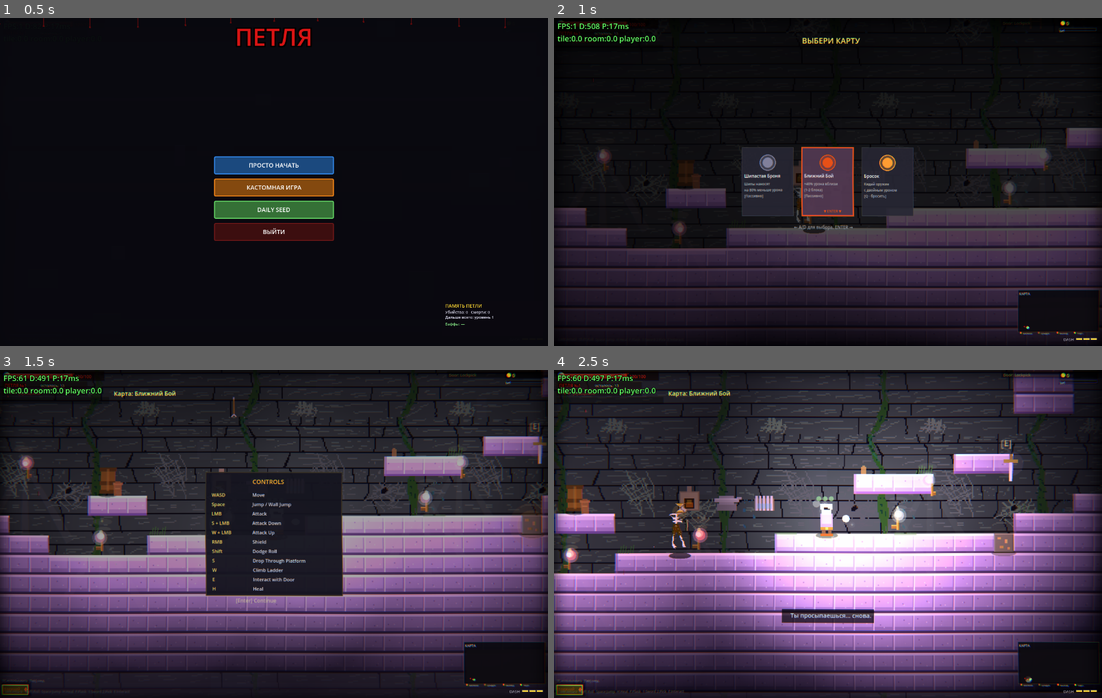
Above: before the commit, frames 1-4 (two rows, left to right).
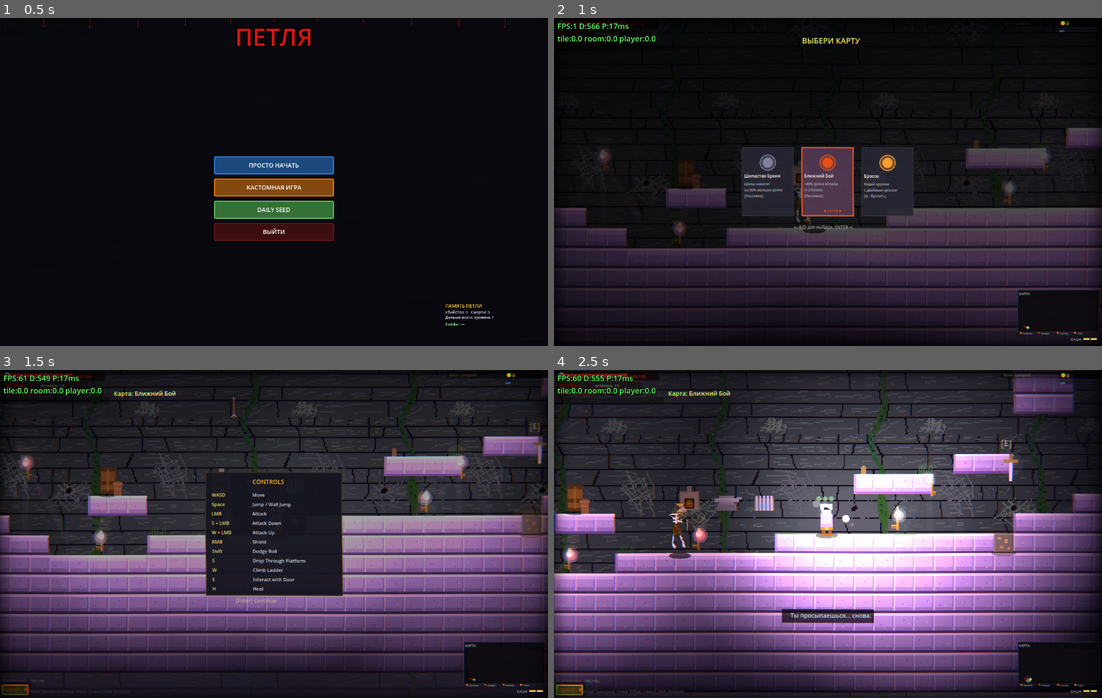
Above: after the commit, the same moments.

Repository: volcraft44/petlya-game
Game: Godot game, scene res://scenes/main.tscn
Two runs of this game, one before a commit and one after it. Both use one fixed random seed, a clock stepped at 60 frames per second and the inputs below.
Inputs (mouse positions are in pixels of both pictures, inside the frame that each line leads up to):
- Up to frame 1 (0.5 s): no input
- Up to frame 2 (1 s): click "ПРОСТО НАЧАТЬ" at 0.5 s
- Up to frame 3 (1.5 s): tap Enter (ui_accept) at 1.25 s; move the mouse to (394, 517) at 1.27 s; hold D (move_right) from 1.28 s (still down); tap E (interact) at 1.35 s; click (394, 517) at 1.42 s
- Up to frame 4 (2.5 s): tap Space (jump) at 1.52, 1.82 s; release D (move_right) at 2 s; drag from (718, 550) to (1019, 491) at 2.02 s

Frame 1 is identical in both runs. In frame 2, less than 0.1% of the frame differs, in the area x 6-97%, y 1-99%; in frame 3, less than 0.1%; in frame 4, less than 0.1%.

Commit message:
2 dashes with instant ground recharge; spike blocks are solid spiked cubes
- Dash: max charges 2, and they fully refill the instant the player touches
  the ground (was a gradual grounded-only recharge).
- Spike blocks are now solid tiles (part of the geometry) wrapped in spikes on
  all four sides — real obstacles you bump into and must jump over or go
  around, hurting on contact from any side. Placed only where they can't plug
  a passage (floor blocks keep headroom; floating blocks are air-surrounded).

Co-Authored-By: Claude Opus 4.8 <noreply@anthropic.com>

Diff:
--- a/scripts/player.gd
+++ b/scripts/player.gd
@@ -482,7 +482,7 @@
 const BHOP_MIN_INTERVAL: float = 0.30    # минимум сек между бhop'ами
 
 # === DASH (ULTRAKILL-style charges) ===
-const DASH_MAX_CHARGES: int = 3
+const DASH_MAX_CHARGES: int = 2
 const DASH_RECHARGE_TIME: float = 1.5
 # Дэш уменьшен — короткий рывок для платформинга, а не длинный полёт.
 const DASH_DURATION: float = 0.12
@@ -900,11 +900,10 @@
 	else:
 		inspect_idle_timer += delta
 
-	# Перезарядка dash-чарджей — ТОЛЬКО когда персонаж стоит на полу (не в
-	# воздухе, не на лестнице/уступе). Так дэш — наземный инструмент.
-	if dash_charges < float(DASH_MAX_CHARGES) and not dash_active \
-		and is_on_floor() and not is_on_vine and not is_grabbing_ledge:
-		dash_charges = min(float(DASH_MAX_CHARGES), dash_charges + delta / DASH_RECHARGE_TIME)
+	# Дэш-чарджи восстанавливаются МГНОВЕННО, как только персонаж коснулся
+	# пола (не в воздухе/на лестнице/уступе). Так дэш — наземный инструмент.
+	if not dash_active and is_on_floor() and not is_on_vine and not is_grabbing_ledge:
+		dash_charges = float(DASH_MAX_CHARGES)
 
 	# Anti-spam: если Space НЕ нажат — значит игрок его отпустил, готов к новому прыжку
 	if not Input.is_action_pressed("jump"):
--- a/scripts/room.gd
+++ b/scripts/room.gd
@@ -1300,14 +1300,17 @@
 	_pf_plat(c, c + 4, r)
 	return [c + 5, r]
 
-func _add_spike_block(c: int, r: int, dir: String) -> void:
+func _add_spike_block(c: int, r: int) -> void:
 	if c < 1 or c >= grid_cols - 1 or r < 1 or r >= grid_rows - 1:
 		return
 	# Не дублируем блок в той же клетке.
 	for sb in spike_blocks:
 		if sb.c == c and sb.r == r:
 			return
-	spike_blocks.append({"c": c, "r": r, "dir": dir})
+	# Блок шипов — ТВЁРДЫЙ тайл (часть геометрии), обклеенный шипами со всех
+	# сторон. Игрок об него стукается и должен обойти/перепрыгнуть.
+	grid[r][c] = 1
+	spike_blocks.append({"c": c, "r": r})
 
 func _postprocess_platformer():
 	# Превращаем пещеру в платформенный вызов: парящие платформы для запрыгивания
@@ -1350,44 +1353,38 @@
 						for cc in range(c, c + pw):
 							grid[pr][cc] = 1
 						plats_added += 1
-						# Иногда — блок шипов на этой платформе (перепрыгнуть).
-						if rng.randf() < 0.30 and pw >= 4:
-							_add_spike_block(c + int(pw / 2), pr - 1, "up")
+						# Иногда — блок шипов на краю платформы (перепрыгнуть).
+						if rng.randf() < 0.30 and pw >= 4 and grid[pr - 2][c + 1] == 0:
+							_add_spike_block(c + int(pw / 2), pr - 1)
 			else:
 				r += 1
 
-	# 2) Блоки шипов как ловушки — на полах, потолках и стенах.
+	# 2) БЛОКИ ШИПОВ — твёрдые тайлы, обклеенные шипами со всех сторон.
+	#    Ставим как препятствия: на полу (перепрыгнуть) и парящие в открытых
+	#    залах (облететь). Никогда не перекрываем единственный узкий проход:
+	#    напольные имеют запас сверху, парящие окружены воздухом со всех сторон.
 	var sb_added := 0
 	var c2 := 6
-	while c2 < grid_cols - 6 and sb_added < 55:
-		c2 += rng.randi_range(3, 7)
+	while c2 < grid_cols - 6 and sb_added < 45:
+		c2 += rng.randi_range(3, 6)
 		if absi(c2 - sx_tile) <= 5:
 			continue
-		var kind := rng.randi() % 3
-		for rr in range(5, grid_rows - 3):
-			if kind == 0:
-				# Пол: острия вверх (блок в воздухе над твёрдым полом).
-				if grid[rr][c2] == 1 and grid[rr - 1][c2] == 0 and grid[rr - 2][c2] == 0:
-					_add_spike_block(c2, rr - 1, "up")
+		if rng.randf() < 0.5:
+			# На полу: твёрдый шип-блок на земле (есть куда перепрыгнуть).
+			for rr in range(6, grid_rows - 3):
+				if grid[rr][c2] == 1 and grid[rr - 1][c2] == 0 \
+					and grid[rr - 2][c2] == 0 and grid[rr - 3][c2] == 0:
+					_add_spike_block(c2, rr - 1)
 					sb_added += 1
 					break
-			elif kind == 1:
-				# Потолок: острия вниз (блок в воздухе под твёрдым потолком).
-				if grid[rr][c2] == 1 and grid[rr + 1][c2] == 0 and grid[rr + 2][c2] == 0:
-					_add_spike_block(c2, rr + 1, "down")
+		else:
+			# Парящий: клетка и все 4 соседа — воздух (не перекроет проход).
+			for rr in range(6, grid_rows - 4):
+				if grid[rr][c2] == 0 and grid[rr - 1][c2] == 0 and grid[rr + 1][c2] == 0 \
+					and grid[rr][c2 - 1] == 0 and grid[rr][c2 + 1] == 0:
+					_add_spike_block(c2, rr)
 					sb_added += 1
 					break
-			else:
-				# Стена: острия в проход вбок.
-				if grid[rr][c2] == 0:
-					if c2 > 1 and grid[rr][c2 - 1] == 1 and grid[rr][c2 + 1] == 0:
-						_add_spike_block(c2, rr, "right")
-						sb_added += 1
-						break
-					elif c2 < grid_cols - 2 and grid[rr][c2 + 1] == 1 and grid[rr][c2 - 1] == 0:
-						_add_spike_block(c2, rr, "left")
-						sb_added += 1
-						break
 
 func _generate_cave():
 	grid.clear()
@@ -5009,41 +5006,34 @@
 			if fmod(float(i) * 3.7, 5.0) < 1.0:
 				draw_circle(Vector2(sx, y - 4), 1.0, Color(0.6, 0.1, 0.1, 0.4))
 
-	# Блоки шипов — тайловые ловушки. Острия смотрят по dir.
+	# БЛОКИ ШИПОВ — твёрдый блок, обклеенный шипами со ВСЕХ сторон.
 	for sb in spike_blocks:
 		var bx: float = sb.c * tile_size
 		if bx + tile_size < vx0 or bx > vx1:
 			continue
 		var by: float = sb.r * tile_size
 		var ts: float = float(tile_size)
-		var dir: String = sb.get("dir", "up")
-		# Тёмное основание-блок
-		draw_rect(Rect2(bx, by, ts, ts), Color(0.16, 0.16, 0.2, 0.85))
-		var teeth := 4
-		var metal := Color(0.55, 0.56, 0.62, 0.95)
-		var tip := Color(0.82, 0.84, 0.9, 0.9)
+		# Тело блока (тёмный металл) поверх тайла, чтобы читался как опасный.
+		draw_rect(Rect2(bx + 1, by + 1, ts - 2, ts - 2), Color(0.20, 0.19, 0.23, 1.0))
+		draw_rect(Rect2(bx + 2, by + 2, ts - 4, 2.0), Color(0.34, 0.32, 0.38, 0.8))
+		var metal := Color(0.62, 0.64, 0.70, 0.97)
+		var teeth := 3
 		for i in teeth:
-			var f0 := bx + ts * (float(i) + 0.1) / teeth
-			var f1 := bx + ts * (float(i) + 0.9) / teeth
-			var fmid := (f0 + f1) * 0.5
-			var g0 := by + ts * (float(i) + 0.1) / teeth
-			var g1 := by + ts * (float(i) + 0.9) / teeth
-			var gmid := (g0 + g1) * 0.5
-			match dir:
-				"down":
-					draw_colored_polygon(PackedVector2Array([
-						Vector2(f0, by), Vector2(f1, by), Vector2(fmid, by + ts)]), metal)
-					draw_line(Vector2(fmid, by + ts), Vector2(fmid, by + ts * 0.5), tip, 0.7)
-				"left":
-					draw_colored_polygon(PackedVector2Array([
-						Vector2(bx + ts, g0), Vector2(bx + ts, g1), Vector2(bx, gmid)]), metal)
-				"right":
-					draw_colored_polygon(PackedVector2Array([
-						Vector2(bx, g0), Vector2(bx, g1), Vector2(bx + ts, gmid)]), metal)
-				_:  # up
-					draw_colored_polygon(PackedVector2Array([
-						Vector2(f0, by + ts), Vector2(f1, by + ts), Vector2(fmid, by)]), metal)
-					draw_line(Vector2(fmid, by), Vector2(fmid, by + ts * 0.5), tip, 0.7)
+			var a0 := (float(i) + 0.15) / teeth
+			var a1 := (float(i) + 0.85) / teeth
+			var am := (a0 + a1) * 0.5
+			# верх
+			draw_colored_polygon(PackedVector2Array([
+				Vector2(bx + ts * a0, by), Vector2(bx + ts * a1, by), Vector2(bx + ts * am, by - 5.0)]), metal)
+			# низ
+			draw_colored_polygon(PackedVector2Array([
+				Vector2(bx + ts * a0, by + ts), Vector2(bx + ts * a1, by + ts), Vector2(bx + ts * am, by + ts + 5.0)]), metal)
+			# лево
+			draw_colored_polygon(PackedVector2Array([
+				Vector2(bx, by + ts * a0), Vector2(bx, by + ts * a1), Vector2(bx - 5.0, by + ts * am)]), metal)
+			# право
+			draw_colored_polygon(PackedVector2Array([
+				Vector2(bx + ts, by + ts * a0), Vector2(bx + ts, by + ts * a1), Vector2(bx + ts + 5.0, by + ts * am)]), metal)
 
 	# Poison pools (with optional pipes)
 	for pp in poison_pipes:
